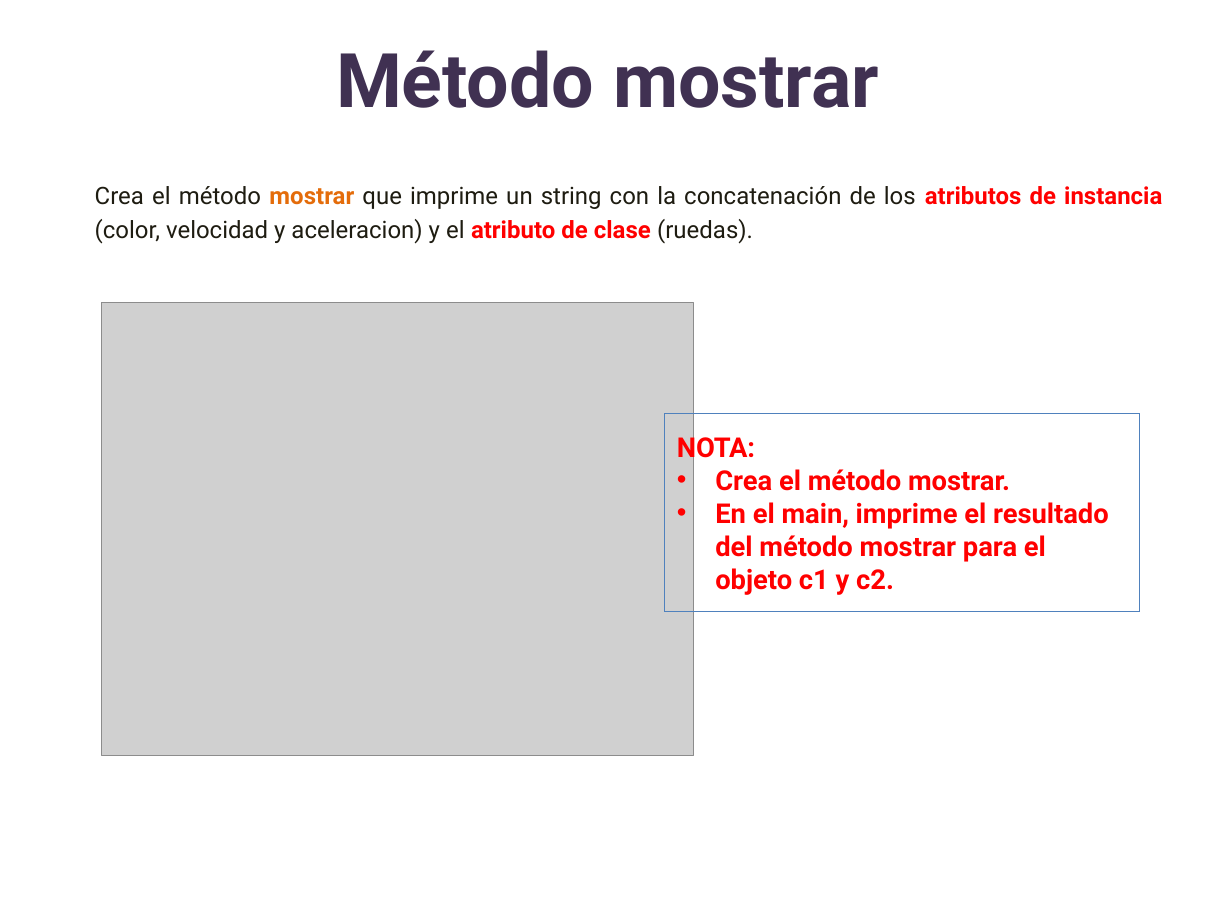
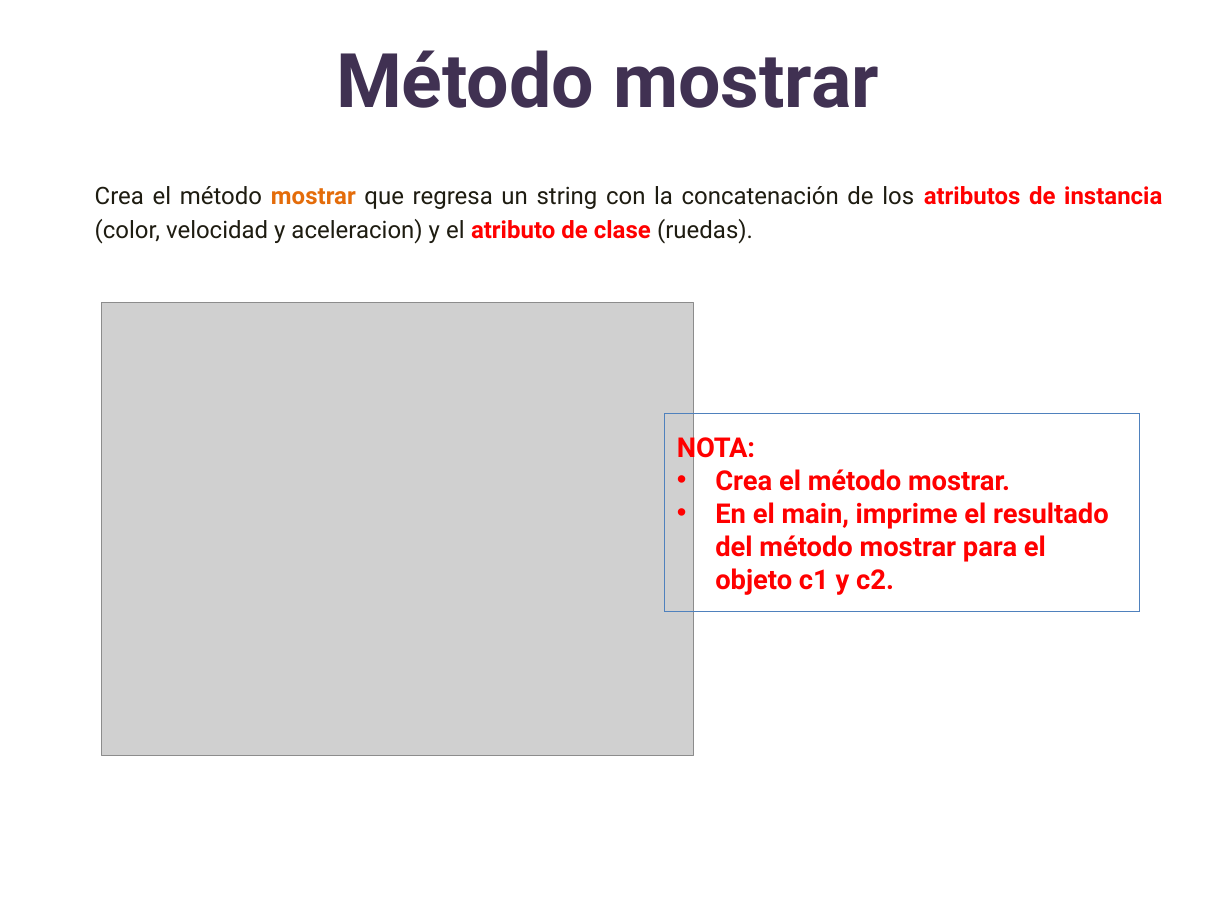
Before and after one commit to lizetheP/Analitica, a slide deck: slide 56 of CalendarioAgo24/presentaciones/14_POO.pptx. Drawn at 1232x924 pixels with LibreOffice and Linux fonts; fonts in the diff are those of the drawing; grey boxes stand for pictures. Boxes give left, top, right and bottom in pixels: in the first picture for what was removed or moved away, otherwise in the second. Text is boxed around its words. In the diff, an @@ line names an element or a change of style, - is before the commit and + after.

```diff
--- a/CalendarioAgo24/presentaciones/14_POO.pptx
+++ b/CalendarioAgo24/presentaciones/14_POO.pptx
@@ text at (x1=95, y1=186, x2=1162, y2=244): text changed @@
-Crea el método mostrar que imprime un string con la concatenación de los atributos de instancia (color, velocidad y aceleracion) y el atributo de clase (ruedas).
+Crea el método mostrar que regresa un string con la concatenación de los atributos de instancia (color, velocidad y aceleracion) y el atributo de clase (ruedas).
```
Also in this commit, not shown: 7 other slides changed, 5 other files.
